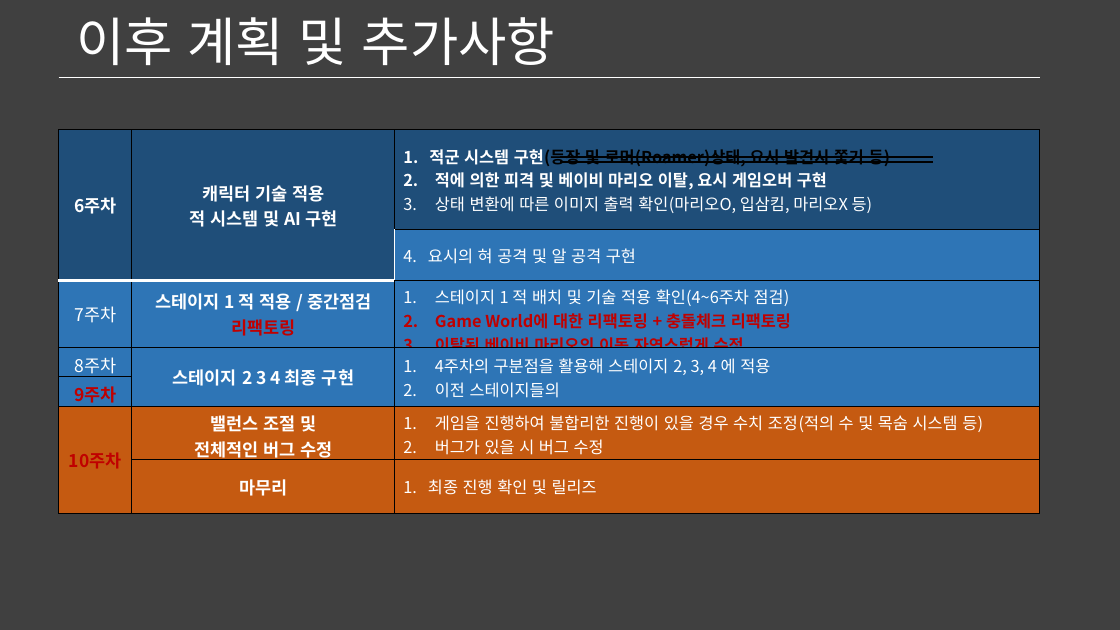
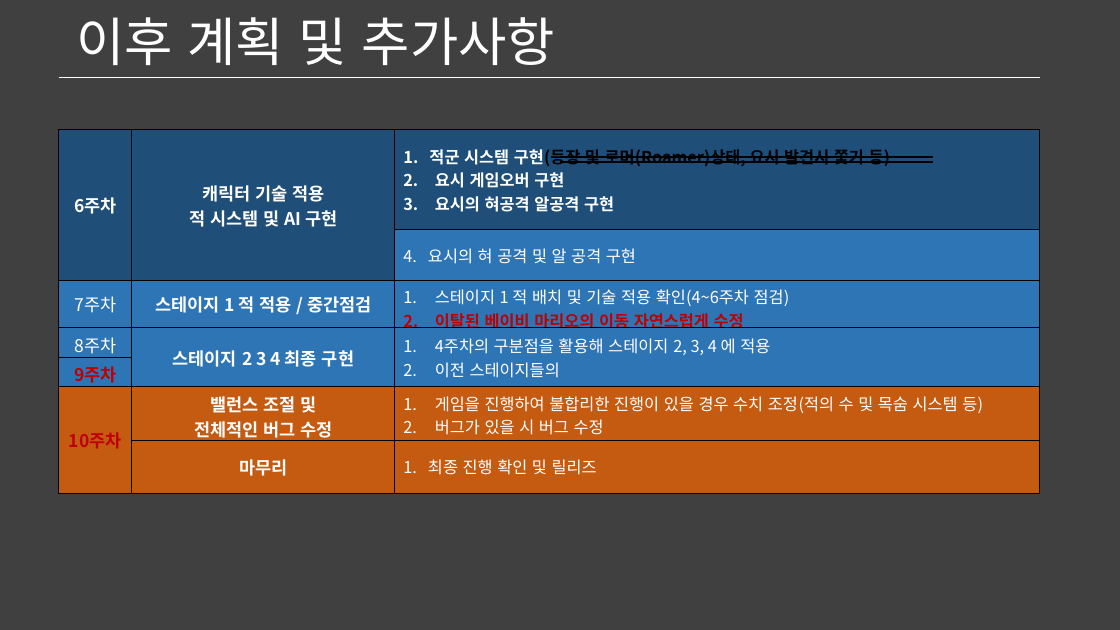
Before and after one commit to froggorf/2019180031_2DGP_Project, a slide deck: slide 4 of 3rd_project/2019180031_2DGP_2nd_project_ppt - 복사본.pptx. Drawn at 1120x630 pixels with LibreOffice and Linux fonts; fonts in the diff are those of the drawing. Boxes give left, top, right and bottom in pixels: in the first picture for what was removed or moved away, otherwise in the second. Text is boxed around its words. In the diff, an @@ line names an element or a change of style, - is before the commit and + after.

Commit message:
리소스 수정

```diff
--- a/3rd_project/2019180031_2DGP_2nd_project_ppt - 복사본.pptx
+++ b/3rd_project/2019180031_2DGP_2nd_project_ppt - 복사본.pptx
@@ table at <box>59,130,1040,480</box> @@
-row 1, column 3: 1. 적군 시스템 구현(등장 및 로머(Roamer)상태, 요시 발견시 쫓기 등) / 적에 의한 피격 및 베이비 마리오 이탈, 요시 게임오버 구현 / 상태 변환에 따른 이미지 출력 확인(마리오O, 입삼킴, 마리오X 등)
+row 1, column 3: 1. 적군 시스템 구현(등장 및 로머(Roamer)상태, 요시 발견시 쫓기 등) / 요시 게임오버 구현 / 요시의 혀공격 알공격 구현
-row 3, column 2: 스테이지 1 적 적용 / 중간점검 / 리팩토링
+row 3, column 2: 스테이지 1 적 적용 / 중간점검
-row 3, column 3: 스테이지 1 적 배치 및 기술 적용 확인(4~6주차 점검) / Game World에 대한 리팩토링 + 충돌체크 리팩토링 / 이탈된 베이비 마리오의 이동 자연스럽게 수정
+row 3, column 3: 스테이지 1 적 배치 및 기술 적용 확인(4~6주차 점검) / 이탈된 베이비 마리오의 이동 자연스럽게 수정
@@ borders changed @@
```
Also in this commit, not shown: 1 other slide changed, 5 other files.
